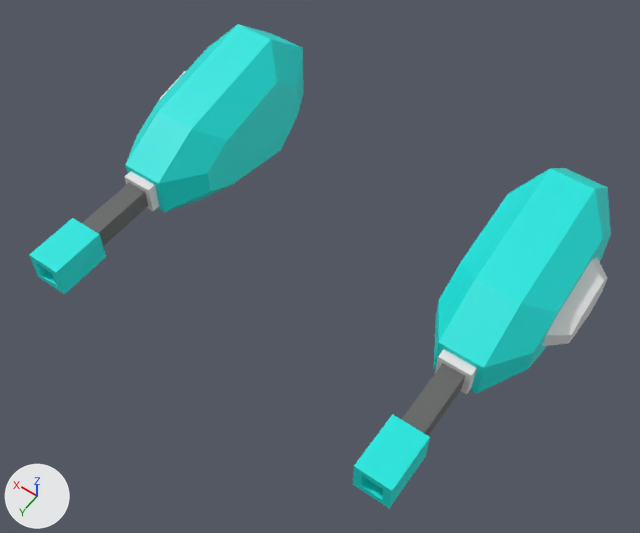
One commit to the FBX model Assets/Art/Models/TurretArms.fbx: the scene before it, then after it.
Camera for both pictures: a 50 mm camera at (-0.714, 1.157, 2.673) aimed at (-0.027, 0.195, 1.161). The axes (+X, +Y, +Z) are drawn at lower left. The lights are the same throughout. Where no turn or scale is listed for an object, it has been applied to the vertices.
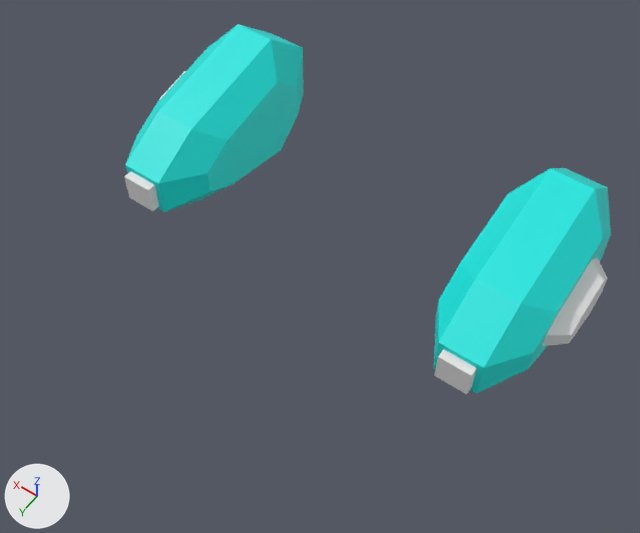
Commit message: Separated turret guns from arms

Patch to the scene script:
```diff
--- a/Assets/Art/Models/TurretArms.fbx.py
+++ b/Assets/Art/Models/TurretArms.fbx.py
@@ ob_cylinder_003 @@
-ob_cylinder_003 = bpy.data.objects.new('Cylinder.003', me_cylinder_003)
-ob_cylinder_003.location = (0.0, 0.0, 1.201)
@@ ob_cylinder_004 @@
-ob_cylinder_004 = bpy.data.objects.new('Cylinder.004', me_cylinder_004)
-ob_cylinder_004.location = (0.0, 0.0, 1.201)
```

Where the change shows, as pixel boxes (x1, y1, x2, y2) in the pictures (640 x 533 px):
'Cylinder.004', deleted: before (353, 363, 465, 509)
    faces in mat_material_001 (cyan #00e7df): (353, 414, 430, 509)
    faces in mat_material_002 (dark grey #646464): (401, 363, 465, 436)
'Cylinder.003', deleted: before (29, 183, 148, 294)
    faces in mat_material_001 (cyan #00e7df): (29, 218, 106, 294)
    faces in mat_material_002 (dark grey #646464): (82, 183, 148, 246)
